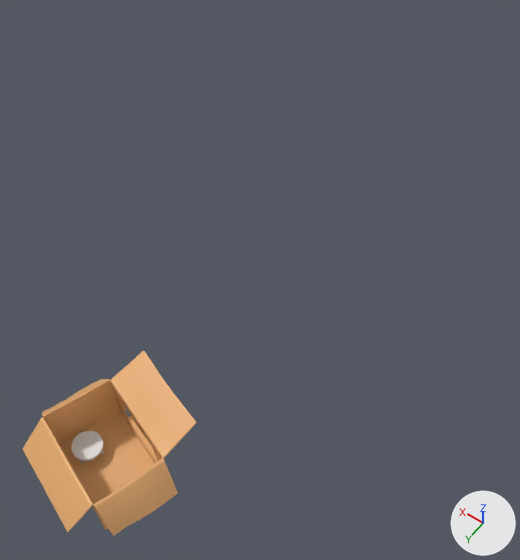
An edit to the Blender file Recursos/TIENDA.blend, drawn before and after from the same camera.
One viewpoint serves both versions: a camera (50 mm lens) standing at (-0.93, 3.42, 3.38) and looking at (0.57, 1.32, 0.08). The lights are fixed; the arrows at lower right show +X, +Y and +Z. The picture after the commit comes second.

Script lines for the objects in view, before the commit:
```python
me_cylinder_001 = bpy.data.meshes.new('Cylinder.001')
me_cylinder_001.from_pydata(...)  # a 32-sided cylinder along z spanning x -1.0..1.0, y -1.0..1.0, z -1.0..1.0
me_mesh_126 = bpy.data.meshes.new('Mesh.126')
me_mesh_126.from_pydata(...)  # 1380 vertices, 1391 faces; spans x 139.4..273.9, y 0.7..70.0, z -413.7..-277.8
me_mesh_126.materials.append(mat_material_001)  # orange #e7ad70
ob_box_001 = bpy.data.objects.new('Box.001', me_mesh_126)
ob_box_001.parent = ob_room_001
ob_box_001.location = (0.0, 0.0, 0.0)
ob_mesa = bpy.data.objects.new('Mesa', None)
ob_mesa.location = (0.656, 2.657, 0.00749)
ob_mesa.scale = (0.153, 0.153, 0.153)
ob_room_001 = bpy.data.objects.new('ROOM.001', None)
ob_room_001.location = (-0.727, 0.548, 0.0)
ob_room_001.rotation_euler = (1.571, 0.0, 0.0)  # degrees (90, 0, 0)
ob_room_001.scale = (0.006, 0.006, 0.006)
ob_table = bpy.data.objects.new('Table', me_cylinder_001)
ob_table.parent = ob_mesa
ob_table.location = (0.0, 0.0, 0.45)
ob_table.scale = (0.5, 0.5, 0.05)
```
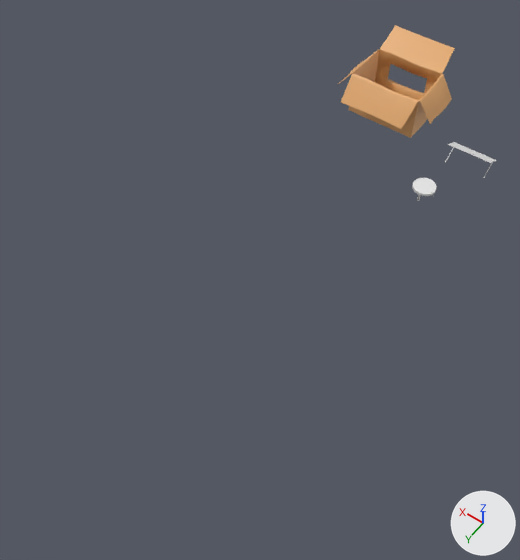
Commit message: Toldo de la tienda hecha

ob_room_001 is not drawn itself; it is the parent of ob_box_001.
ob_mesa is not drawn itself; it is the parent of ob_cylinder_001, ob_cylinder_002, ob_cylinder_003, ob_table.

Where the newer file only moved an object's origin or applied its transform, the numbers keep the older frame.

Location of each change, [x1, y1, x2, y2] in pixels of the pictures (520 x 560 px):
'Box.001', reshaped, moved, turned
    before: [23, 350, 197, 536]
    after: [338, 25, 455, 138]
'Table', moved
    before: [71, 431, 103, 461]
    after: [412, 178, 437, 196]
'Plane', added
    after: [448, 142, 496, 163]
'Cylinder.003', moved (not visible before)
    after: [417, 194, 421, 201]

The change in detail:
me_mesh_126 is used by ob_box_001; parent ob_room_001; location (0.0, 0.0, 0.0).
me_mesh_126 had 1380 vertices, 1391 faces and spanned x 139.4..273.9, y 0.7..70.0, z -413.7..-277.8.
me_mesh_126 now has 1380 vertices, 1391 faces and spans x 59.4..184.8, y -0.4..68.8, z 37.3..154.3.
me_mesh_126 part 1: the whole mesh is turned 18.5 degrees about the y axis through its middle, then moved by (-82.5, -1.1, 441.2).
Mesh me_plane is new.
It has 30 vertices, 28 faces and spans x -1.0..1.0, y -1.0..1.12, z -0.02..0.13.
Object 'ROOM.001' (ob_room_001) moves from (-0.727, 0.548, 0.0) to (0.0, 0.0, 0.0).
Object 'Mesa' (ob_mesa) moves from (0.656, 2.657, 0.00749) to (0.15, 0.075, 0.0).
Object 'Plane' (ob_plane) is new; it shows me_plane.
Its location is (0.0, -0.246, 0.206).
Its rotation in degrees is (210, 0, 0).
Its scale is (0.15, 0.0753, 0.1).
